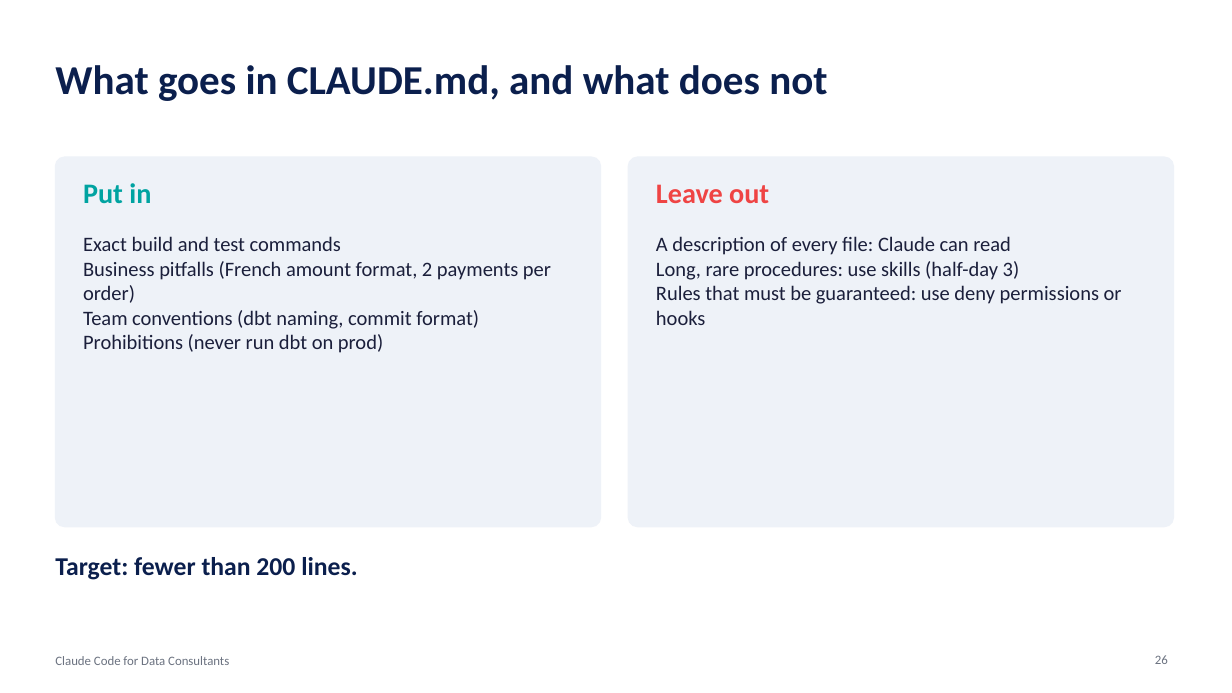
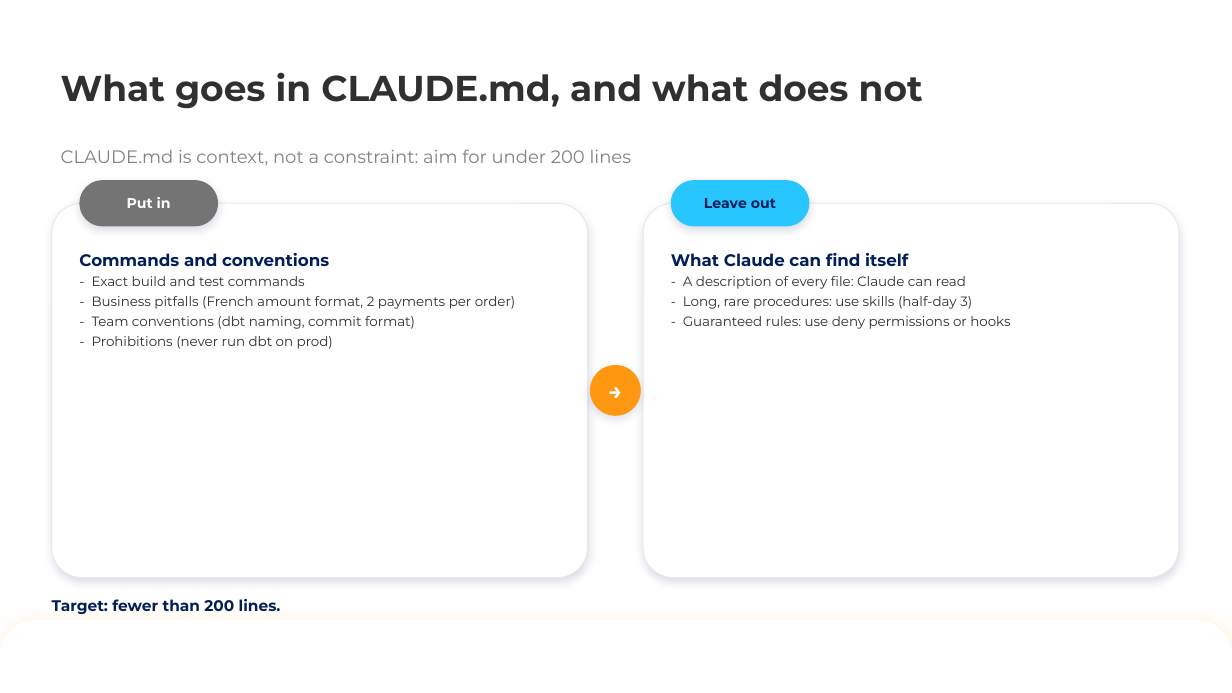
Before and after one commit to keyrus-formation/keyrus-claude-code-training, a slide deck: slide 26 of slides/1-fundamentals-prompting-context.pptx. Drawn at 1232x693 pixels with LibreOffice and Linux fonts; fonts in the diff are those of the drawing; background and template pictures are left out. Boxes give left, top, right and bottom in pixels: in the first picture for what was removed or moved away, otherwise in the second. Text is boxed around its words. In the diff, an @@ line names an element or a change of style, - is before the commit and + after.

```diff
--- a/slides/1-fundamentals-prompting-context.pptx
+++ b/slides/1-fundamentals-prompting-context.pptx
@@ title "What goes in CLAUDE.md, and ...": place and size @@
-title "What goes in CLAUDE.md, and ..." at [55,65,827,101]
+title "What goes in CLAUDE.md, and ..." at [61,72,923,109]
@@ title "What goes in CLAUDE.md, and ..." at [61,72,923,109]: size 32 to 28 pt, font Calibri to Montserrat, text colour #0B1F4D to #303030; line spacing 1 to 0.9; vertical alignment middle to bottom @@
@@ subtitle added at [61,149,631,165], 14 pt, text #828282 @@
+CLAUDE.md is context, not a constraint: aim for under 200 lines
@@ rounded rectangle: place and size @@
-rounded rectangle at [55,157,601,527]
+rounded rectangle at [52,203,588,578]
@@ rounded rectangle at [52,203,588,578]: fill #EEF2F8 to #FFFFFF; outline #EEF2F8 1 pt to #E8E8E8 0.75 pt; shadow on; proportions changed @@
@@ rounded rectangle "Put in": place and size @@
-rounded rectangle "Put in" at [83,183,151,204]
+rounded rectangle "Put in" at [79,180,218,226]
@@ rounded rectangle "Put in" at [79,180,218,226]: size 22 to 11 pt, font Calibri to Montserrat, text colour #00A3A1 to #FFFFFF; alignment left to centre; vertical alignment top to middle; fill none to #747474; shadow on @@
@@ rounded rectangle at [643,203,1179,578]: fill #EEF2F8 to #FFFFFF; outline #EEF2F8 1 pt to #E8E8E8 0.75 pt; shadow on; proportions changed @@
@@ rounded rectangle: place and size @@
-rounded rectangle at [628,157,1174,527]
+rounded rectangle at [643,203,1179,578]
@@ rounded rectangle "Leave out": place and size @@
-rounded rectangle "Leave out" at [656,184,769,203]
+rounded rectangle "Leave out" at [671,180,810,226]
@@ rounded rectangle "Leave out" at [671,180,810,226]: size 22 to 11 pt, font Calibri to Montserrat, text colour #EF4444 to #021E57; alignment left to centre; vertical alignment top to middle; fill none to #28C6FF; shadow on @@
@@ text at [79,253,515,349]: text changed; size 16 to 10.5 pt; font Calibri to Montserrat; text colour #1B1F3B to #303030 @@
-Exact build and test commands
-Business pitfalls (French amount format, 2 payments per order)
-Team conventions (dbt naming, commit format)
-Prohibitions (never run dbt on prod)
+Commands and conventions
+- Exact build and test commands
+- Business pitfalls (French amount format, 2 payments per order)
+- Team conventions (dbt naming, commit format)
+- Prohibitions (never run dbt on prod)
@@ text at [671,253,1010,329]: text changed; size 16 to 10.5 pt; font Calibri to Montserrat; text colour #1B1F3B to #303030 @@
-A description of every file: Claude can read
-Long, rare procedures: use skills (half-day 3)
-Rules that must be guaranteed: use deny permissions or hooks
+What Claude can find itself
+- A description of every file: Claude can read
+- Long, rare procedures: use skills (half-day 3)
+- Guaranteed rules: use deny permissions or hooks
@@ ellipse added at [590,365,640,416], fill #FF9810, 18 pt, text #FFFFFF, bold @@
+→
@@ text "Target: fewer than 200 lines.": place and size @@
-text "Target: fewer than 200 lines." at [55,557,357,580]
+text "Target: fewer than 200 lines." at [52,599,281,614]
@@ text "Target: fewer than 200 lines." at [52,599,281,614]: size 20 to 12 pt, font Calibri to Montserrat, text colour #0B1F4D to #021E57; vertical alignment top to middle @@
@@ round same rect added at [0,619,1232,693], fill #FFFFFF @@
@@ text removed at [55,656,229,665] @@
-Claude Code for Data Consultants
@@ page number removed at [1155,655,1168,664] @@
-26
```
Also in this commit, not shown: 31 other slides changed, 7 other files.
